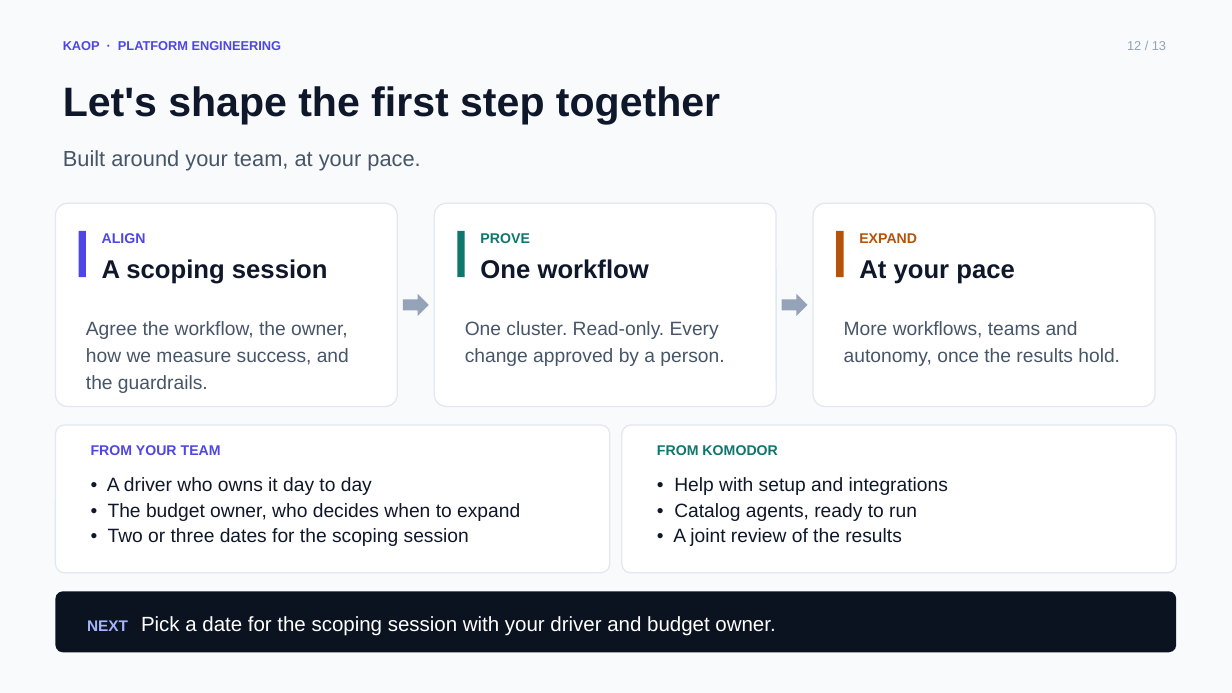
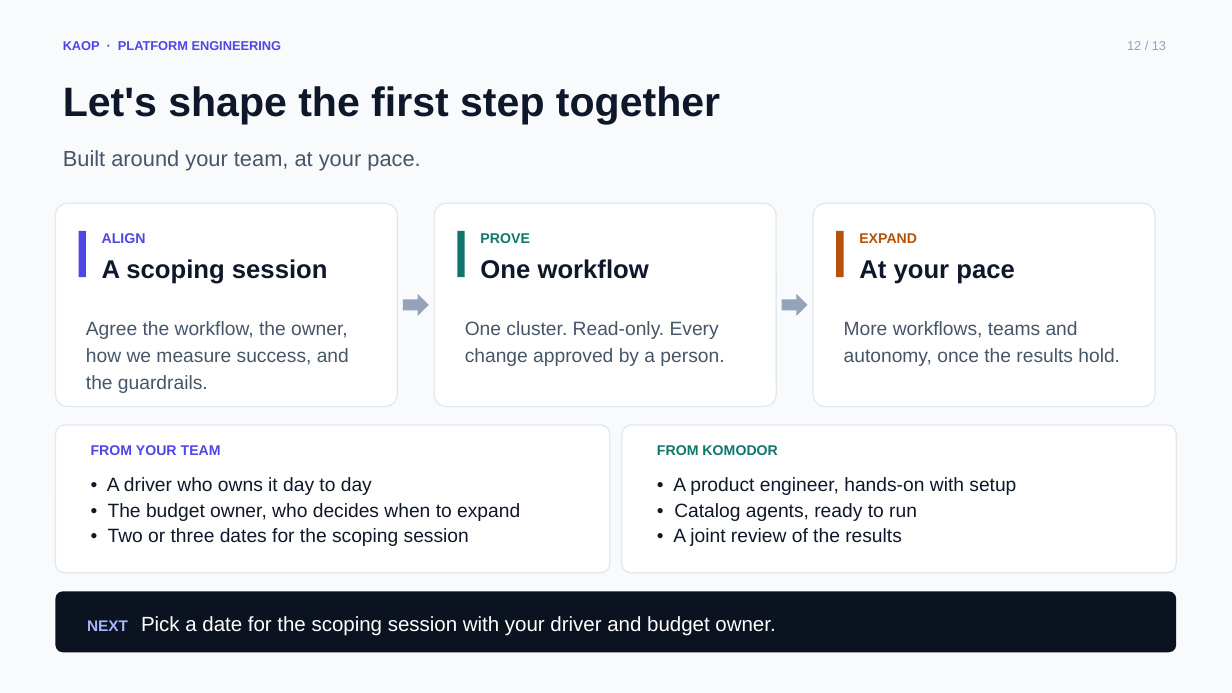
Before and after one commit to chizeni24/komodor-production-lab, a slide deck: slide 12 of docs/presentation/KAOP_Customer_Pitch.pptx. Drawn at 1232x693 pixels with LibreOffice and Linux fonts; fonts in the diff are those of the drawing. Boxes give left, top, right and bottom in pixels: in the first picture for what was removed or moved away, otherwise in the second. Text is boxed around its words. In the diff, an @@ line names an element or a change of style, - is before the commit and + after.

```diff
--- a/docs/presentation/KAOP_Customer_Pitch.pptx
+++ b/docs/presentation/KAOP_Customer_Pitch.pptx
@@ text at (673,477,1016,495): text changed @@
-• Help with setup and integrations
+• A product engineer, hands-on with setup
```
Also in this commit, not shown: 1 other file.
